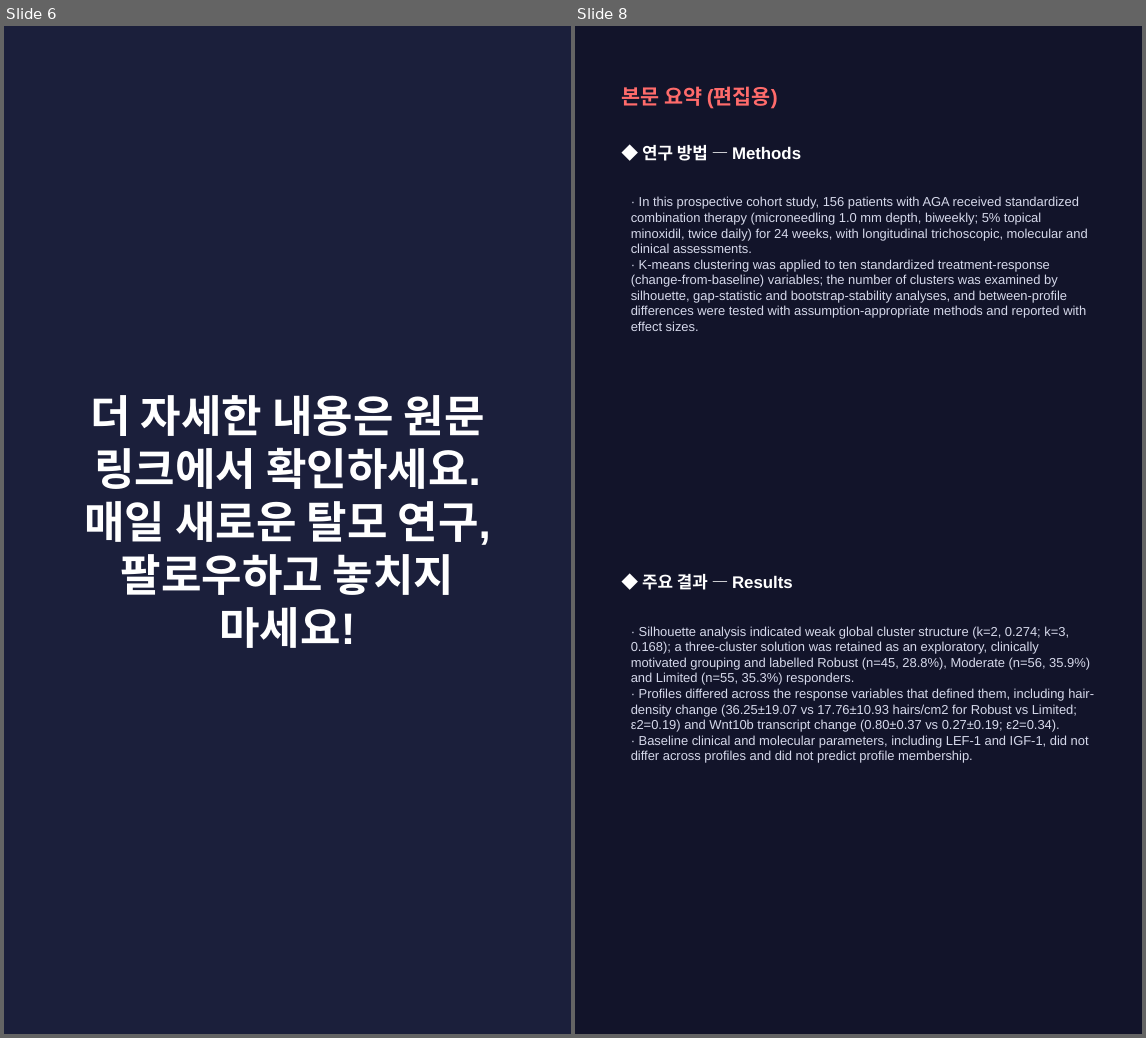
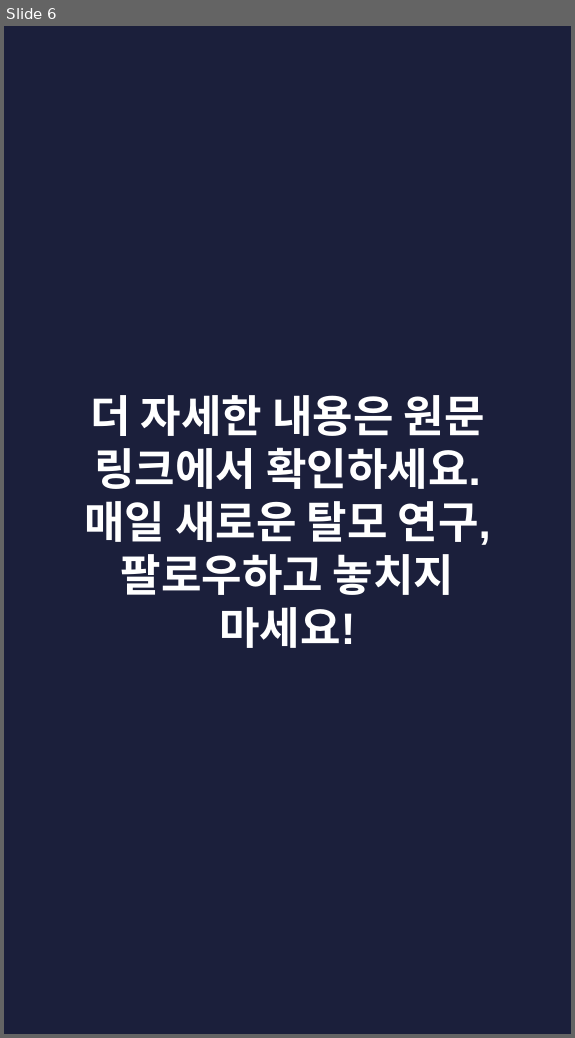
Before and after one commit to hyokang2010-BJ-ANTH/product-builder-test, a slide deck: pwa/data/latest/slides.pptx. Shown side by side, each under a label of ours: slides 6 and 8 before the commit, slide 6 after it; the slides between them are not shown. The pictures are 1146x1038 and 575x1038 pixels, drawn with LibreOffice and Linux fonts; fonts in the diff are those of the drawing. Boxes give left, top, right and bottom in pixels: in the first picture for what was removed or moved away, otherwise in the second. Text is boxed around its words. In the diff, an @@ line names an element or a change of style, - is before the commit and + after.

```diff
--- a/pwa/data/latest/slides.pptx
+++ b/pwa/data/latest/slides.pptx
@@ slide 8 removed at <box>575,26,1142,1034</box>, background #12142A @@
@@ text removed at <box>621,86,778,109</box> @@
-본문 요약 (편집용)
@@ text removed at <box>642,145,801,161</box> @@
-◆ 연구 방법 — Methods
@@ text removed at <box>631,196,1088,331</box> @@
-· In this prospective cohort study, 156 patients with AGA received standardized combination therapy (microneedling 1.0 mm depth, biweekly; 5% topical minoxidil, twice daily) for 24 weeks, with longitudinal trichoscopic, molecular and clinical assessments.
-· K-means clustering was applied to ten standardized treatment-response (change-from-baseline) variables; the number of clusters was examined by silhouette, gap-statistic and bootstrap-stability analyses, and between-profile differences were tested with assumption-appropriate methods and reported with effect sizes.
@@ text removed at <box>642,574,793,590</box> @@
-◆ 주요 결과 — Results
@@ text removed at <box>631,626,1094,763</box> @@
-· Silhouette analysis indicated weak global cluster structure (k=2, 0.274; k=3, 0.168); a three-cluster solution was retained as an exploratory, clinically motivated grouping and labelled Robust (n=45, 28.8%), Moderate (n=56, 35.9%) and Limited (n=55, 35.3%) responders.
-· Profiles differed across the response variables that defined them, including hair-density change (36.25±19.07 vs 17.76±10.93 hairs/cm2 for Robust vs Limited; ε2=0.19) and Wnt10b transcript change (0.80±0.37 vs 0.27±0.19; ε2=0.34).
-· Baseline clinical and molecular parameters, including LEF-1 and IGF-1, did not differ across profiles and did not predict profile membership.
```
Also in this commit, not shown: 2 slides changed, 5 slides added, 5 other slides removed, 26 other files.
